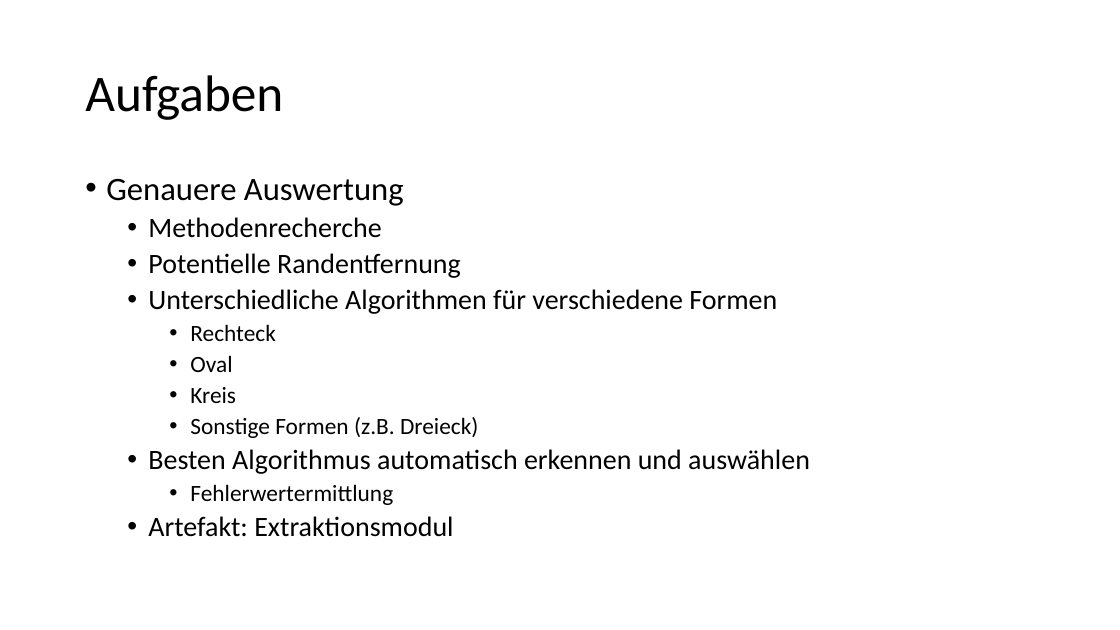
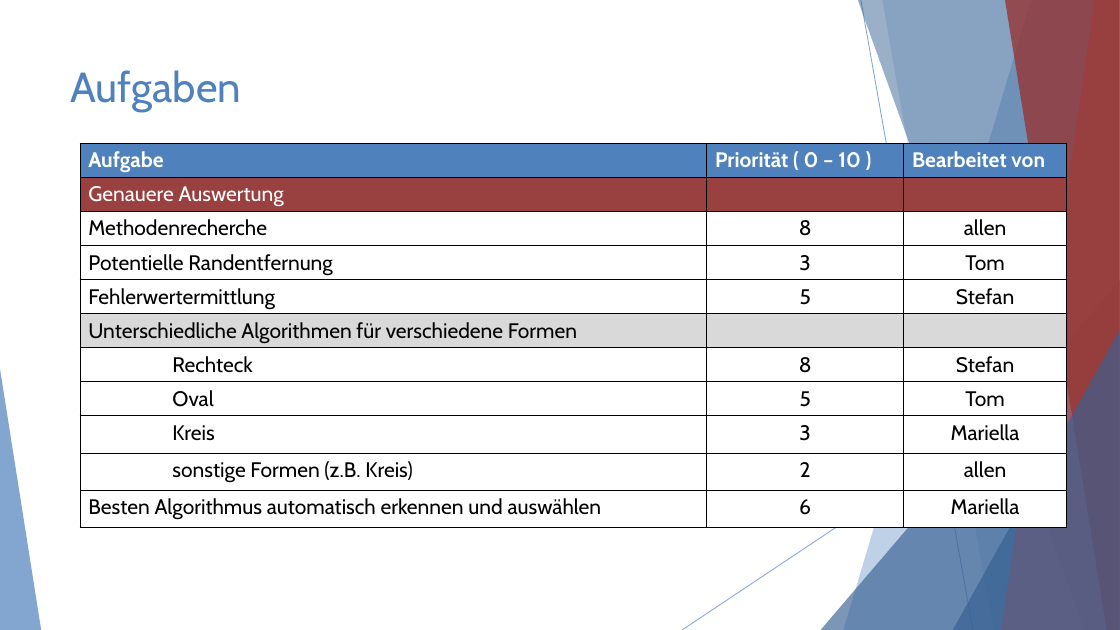
Before and after one commit to youssefMes/FotoAlbumExtractor, a slide deck: slide 5 of expose/expose_präsentation.pptx. Drawn at 1120x630 pixels with LibreOffice and Linux fonts; fonts in the diff are those of the drawing. Boxes give left, top, right and bottom in pixels: in the first picture for what was removed or moved away, otherwise in the second. Text is boxed around its words. In the diff, an @@ line names an element or a change of style, - is before the commit and + after.

```diff
--- a/expose/expose_präsentation.pptx
+++ b/expose/expose_präsentation.pptx
@@ title "Aufgaben": place and size @@
-title "Aufgaben" at (85, 75, 283, 120)
+title "Aufgaben" at (71, 70, 241, 112)
@@ title "Aufgaben" at (71, 70, 241, 112): size 44 to 36 pt, font Calibri to Cabin, text colour #000000 to #4F81BD; line spacing 0.9 to 1; vertical alignment middle to top @@
@@ table added at (80, 144, 1067, 524), 11 rows, 3 columns @@
+Aufgabe | Priorität ( 0 – 10 ) | Bearbeitet von
+Genauere Auswertung |  | 
+Methodenrecherche | 8 | allen
+Potentielle Randentfernung | 3 | Tom
+Fehlerwertermittlung | 5 | Stefan
+Unterschiedliche Algorithmen für verschiedene Formen |  | 
+Rechteck | 8 | Stefan
+Oval | 5 | Tom
+Kreis | 3 | Mariella
+sonstige Formen (z.B. Kreis) | 2 | allen
+Besten Algorithmus automatisch erkennen und auswählen | 6 | Mariella
@@ text removed at (106, 178, 810, 537) @@
-• Genauere Auswertung
-  • Methodenrecherche
-  • Potentielle Randentfernung
-  • Unterschiedliche Algorithmen für verschiedene Formen
-    • Rechteck
-    • Oval
-    • Kreis
-    • Sonstige Formen (z.B. Dreieck)
-  • Besten Algorithmus automatisch erkennen und auswählen
-    • Fehlerwertermittlung
-  • Artefakt: Extraktionsmodul
@@ group added at (0, 0, 1120, 630): 5 freeform shapes, 3 triangles, 2 lines @@
```
Also in this commit, not shown: 5 other slides changed, 2 other files.
